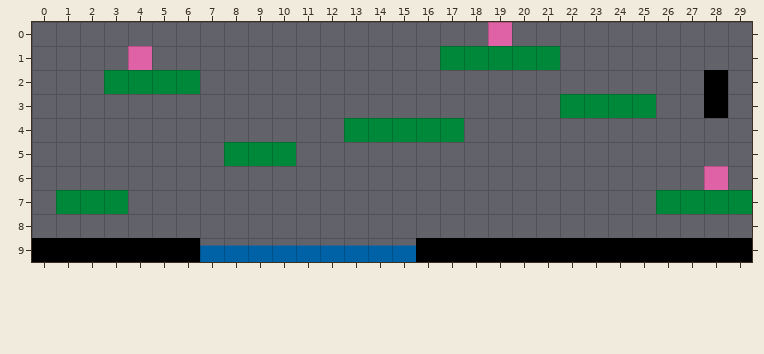
A Tiled map (JSON) gets an edit: app/assets/maps/map-1.json. The picture above was drawn from the file before the commit.
Cells are 32x32 px. Shown: x 0..29, y 0..9.
The same view after the edit:
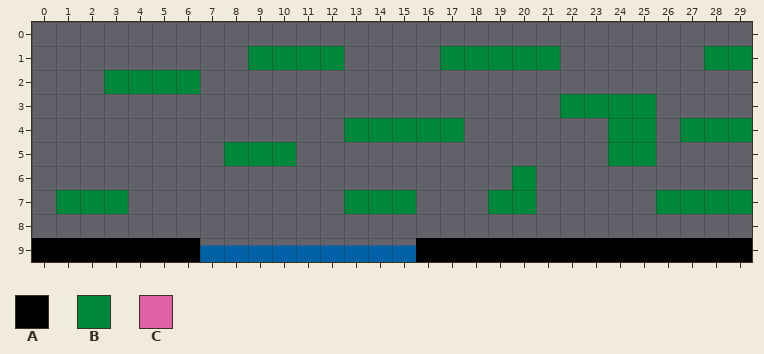
Key: from "tile-ground": A 0, B 1, C 3.
_ is an empty cell.
Changes in this commit:
Layer "Tile Layer 1":
The author put tile B in row 1 at x 9 to 12 and 28 to 29; in row 4 at x 24 to 25 and 27 to 29; in row 5 at x 24 to 25; in row 6 at x 20; in row 7 at x 13 to 15 and 19 to 20.
The author cleared tile A in rows 2 to 3 at x 28.
The author cleared tile C in row 0 at x 19; in row 1 at x 4; in row 6 at x 28.
Pixel boxes of the changes (left, top, right, bottom) in both pictures:
removed: (488, 22, 512, 46)
removed: (128, 46, 152, 70)
added: (248, 46, 344, 70)
changed: (680, 46, 752, 142)
added: (608, 118, 656, 166)
added: (488, 166, 536, 214)
removed: (704, 166, 728, 190)
added: (344, 190, 416, 214)
